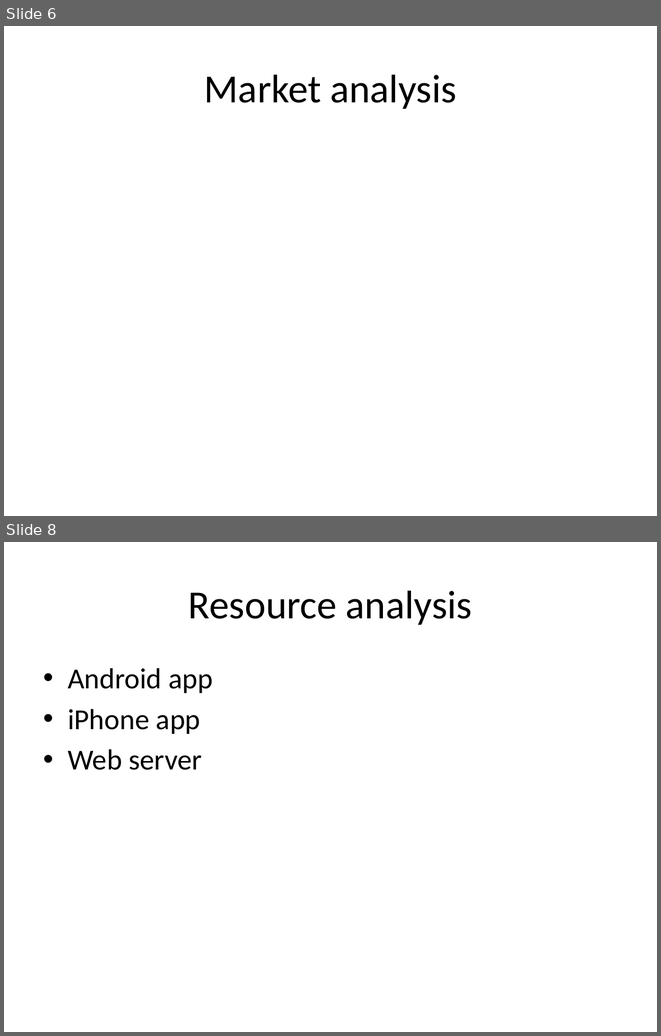
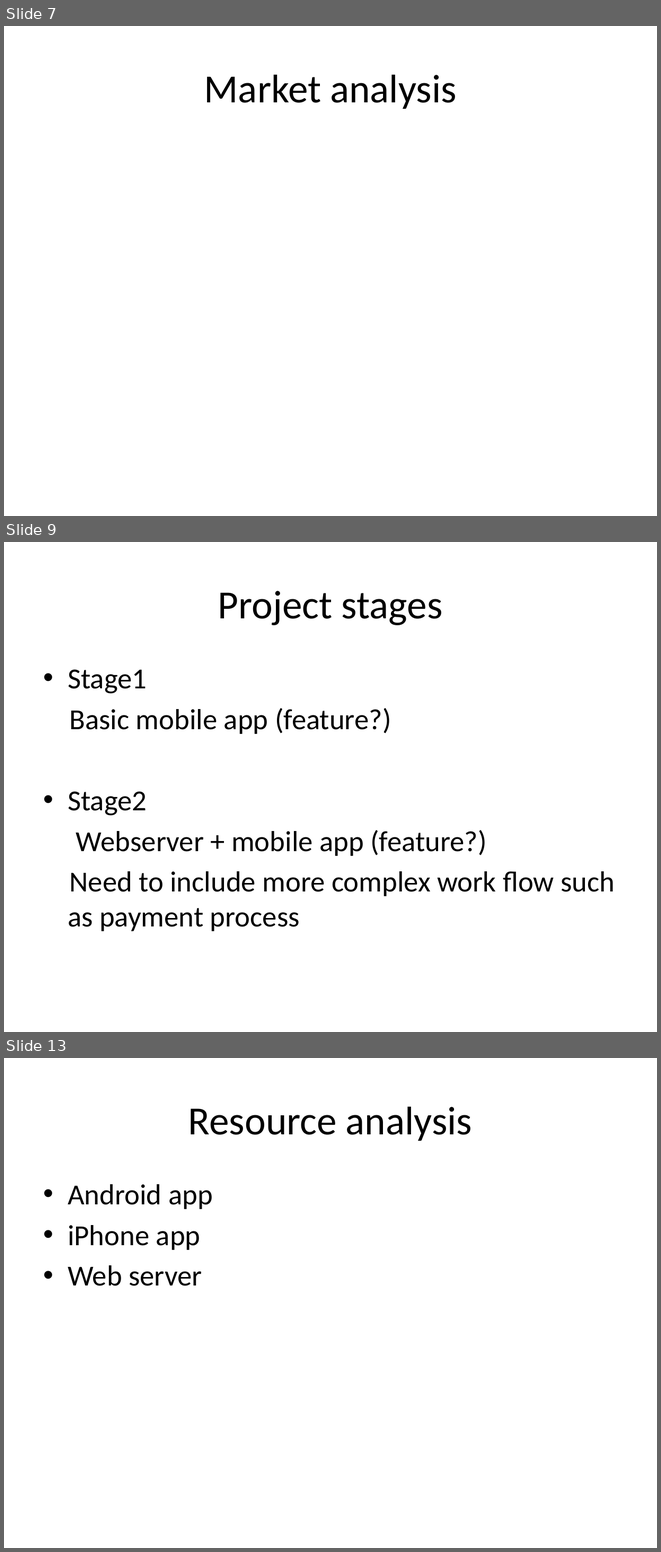
Before and after one commit to runningproject/documents, a slide deck: projectplan.pptx. Shown one above the other, each under a label of ours: slides 6 and 8 before the commit, slides 7, 9 and 13 after it; the slides between them are not shown. The pictures are 661x1036 and 661x1552 pixels, drawn with LibreOffice and Linux fonts; fonts in the diff are those of the drawing. Boxes give left, top, right and bottom in pixels: in the first picture for what was removed or moved away, otherwise in the second. Text is boxed around its words. In the diff, an @@ line names an element or a change of style, - is before the commit and + after.

```diff
--- a/projectplan.pptx
+++ b/projectplan.pptx
@@ slide 9 added at <box>4,542,657,1032</box>, background #FFFFFF @@
@@ title added at <box>218,591,443,625</box>, 44 pt, text #000000 @@
+Project stages
@@ text added at <box>68,669,615,931</box>, 32 pt, text #000000 @@
+• Stage1
+Basic mobile app (feature?)
+• Stage2
+Webserver + mobile app (feature?)
+Need to include more complex work flow such as payment process
@@ what was slide 6 is now slide 7 @@
@@ what was slide 8 is now slide 13 @@
```
Also in this commit, not shown: 6 slides changed, 3 other slides added, 1 other file.
